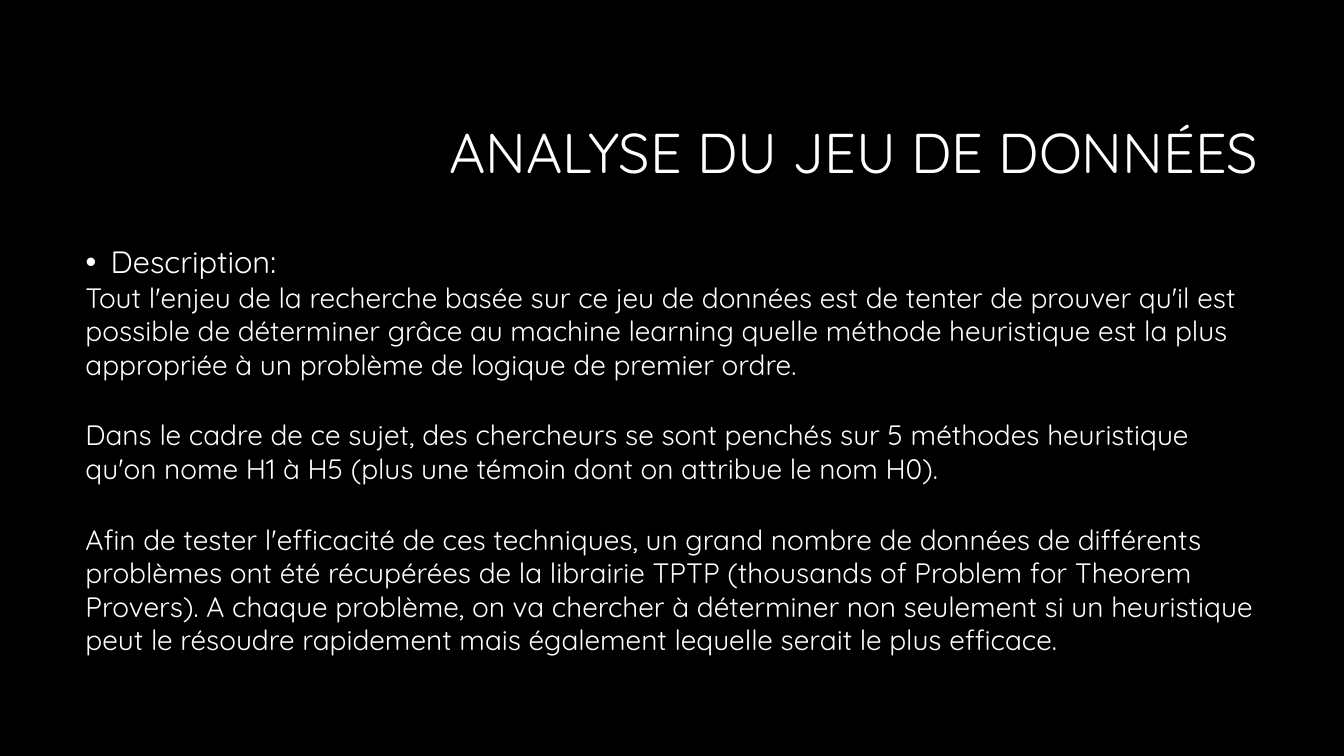
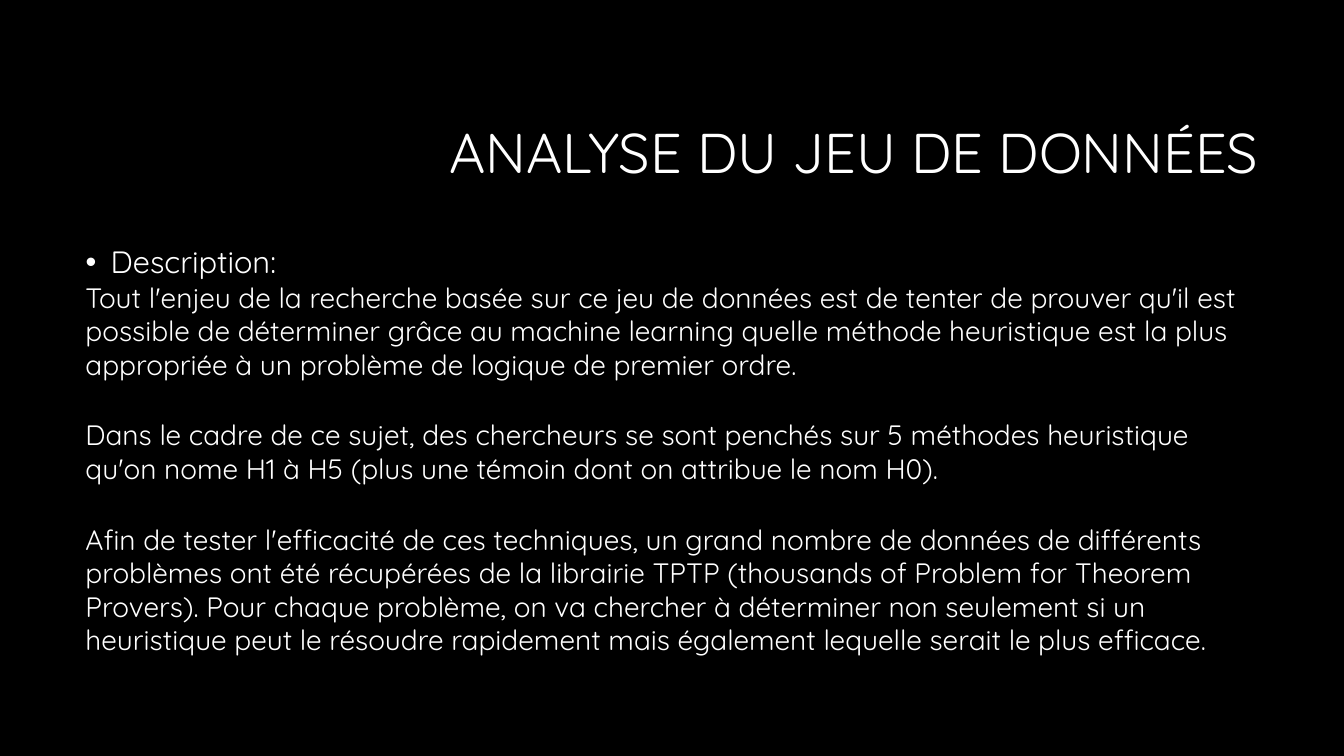
Before and after one commit to Sh0ri/Python_For_Datascience_Homework, a slide deck: slide 2 of Python.pptx. Drawn at 1344x756 pixels with LibreOffice and Linux fonts; fonts in the diff are those of the drawing; background and template pictures are left out. Boxes give left, top, right and bottom in pixels: in the first picture for what was removed or moved away, otherwise in the second. Text is boxed around its words. In the diff, an @@ line names an element or a change of style, - is before the commit and + after.

```diff
--- a/Python.pptx
+++ b/Python.pptx
@@ text at [85,529,1206,656]: text changed @@
-Afin de tester l'efficacité de ces techniques, un grand nombre de données de différents problèmes ont été récupérées de la librairie TPTP (thousands of Problem for Theorem Provers). A chaque problème, on va chercher à déterminer non seulement si un heuristique peut le résoudre rapidement mais également lequelle serait le plus efficace.
+Afin de tester l'efficacité de ces techniques, un grand nombre de données de différents problèmes ont été récupérées de la librairie TPTP (thousands of Problem for Theorem Provers). Pour chaque problème, on va chercher à déterminer non seulement si un heuristique peut le résoudre rapidement mais également lequelle serait le plus efficace.
```
Also in this commit, not shown: 2 other slides changed.
